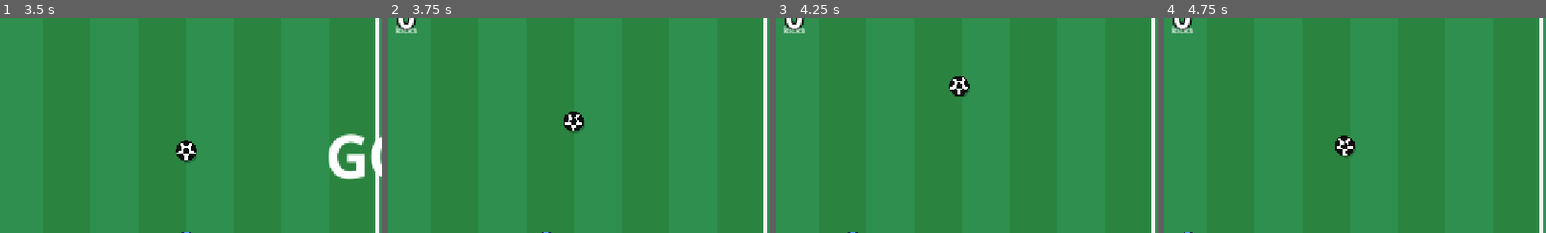
Above: before the commit, frames 1-4 (left to right).
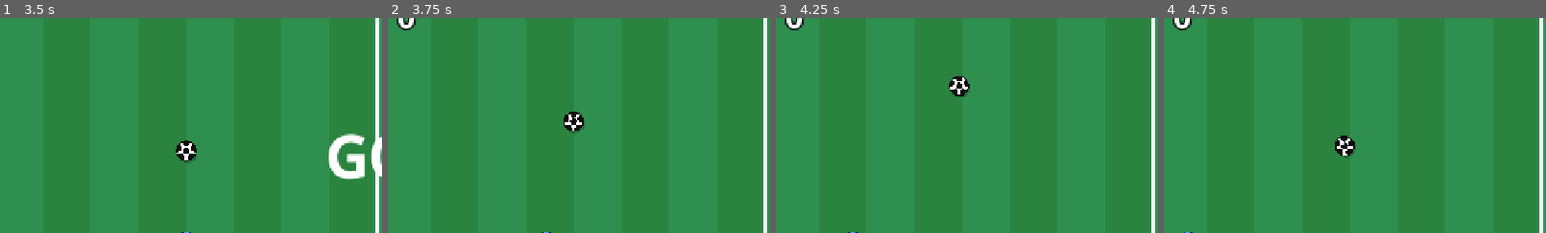
Above: after the commit, the same moments.

Repository: lukalklikadze/fighting-game
Game: Godot game, scene res://minigames/juggling/scenes/Juggling.tscn
Two runs of this game, one before a commit and one after it. Both use one fixed random seed, a clock stepped at 60 frames per second and the inputs below. This scene is started directly instead of the project's main scene.
Inputs (mouse positions are % of the whole screen's width and height, from its top left):
- Up to frame 1 (3.5 s): tap Enter at 0.5, 2.75, 2.85 s; move the mouse to (72, 45) at 0.52 s; hold D 0.53-1.28 s; hold Enter 0.53-1.28 s; click (72, 45) at 0.67 s; tap Space at 0.77, 1.25, 1.52, 3.02 s; move the mouse to (30, 55) at 1.27 s; hold A 1.28-2.03 s; tap Keypad Enter at 1.35 s; move the mouse to (60, 28) at 2.02 s; hold D from 2.03 s (still down); tap Backspace at 2.1 s; move the mouse to (45, 70) at 2.77 s; click (45, 70) at 2.92 s
- Up to frame 2 (3.75 s): tap Space at 3.5 s; move the mouse to (80, 65) at 3.52 s; release D at 3.53 s; hold A from 3.53 s (still down); hold Keypad Enter from 3.53 s (still down)
- Up to frame 3 (4.25 s): keep holding A; keep holding Keypad Enter; tap Space at 3.77 s
- Up to frame 4 (4.75 s): keep holding A; move the mouse to (20, 35) at 4.27 s; release Keypad Enter at 4.28 s; tap Backspace at 4.35 s; tap Space at 4.52 s
The pictures show only the part of the screen within x 1-51%, y 19-69%; the shares and areas given below are measured in that part.

Frame 1 is identical in both runs. In frame 2, 0.1% of the frame differs, in the area x 2-8%, y 3-8%; in frame 3, 0.1%; in frame 4, 0.1%.

Commit message:
Juggling: remove 'kicks' label, show number only
Co-Authored-By: Claude Sonnet 4.6 <noreply@anthropic.com>

Diff:
--- a/minigames/juggling/scripts/juggling.gd
+++ b/minigames/juggling/scripts/juggling.gd
@@ -199,7 +199,6 @@
 	_draw_half(HALF_W, op_x, op_lean, op_ball, op_kick, op_alive, false, op_kick_right)
 	if game_on and winner == "":
 		_lbl_outlined(Vector2(38.0, 130.0), str(my_kick_count), Color.WHITE, 52)
-		_lbl(Vector2(38.0, 156.0), "kicks", Color(1, 1, 1, 0.7), 15)
 	if _countdown_text != "":
 		_lbl(Vector2(SW / 2.0, SH / 2.0), _countdown_text, Color.WHITE, 96)
 	elif winner != "":
